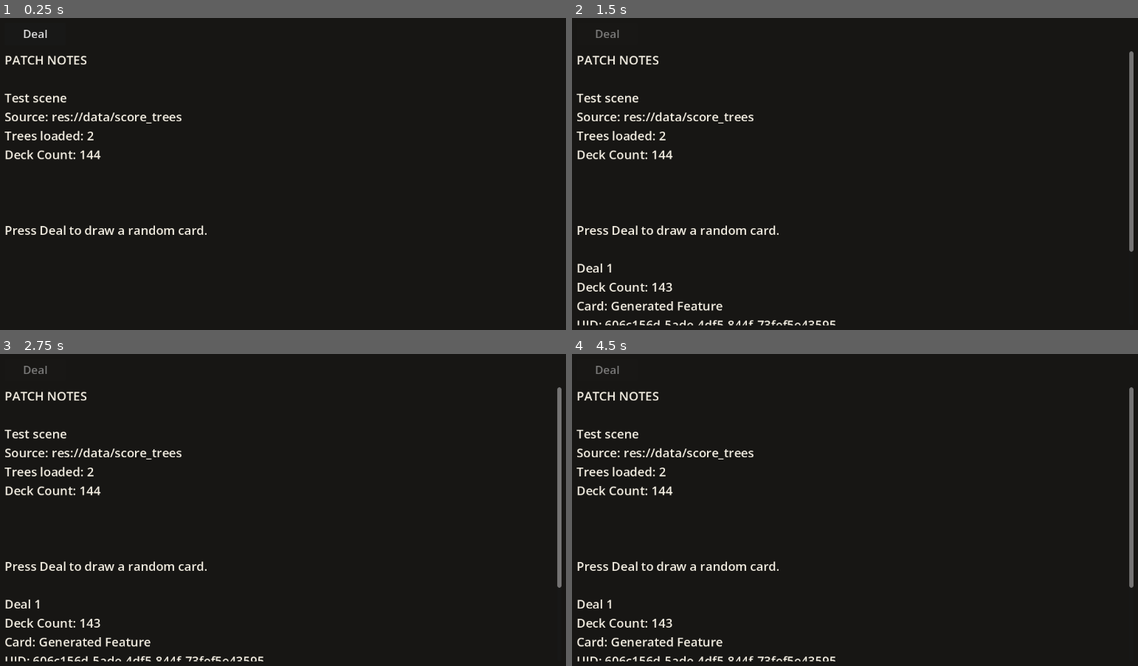
Above: before the commit, frames 1-4 (two rows, left to right).
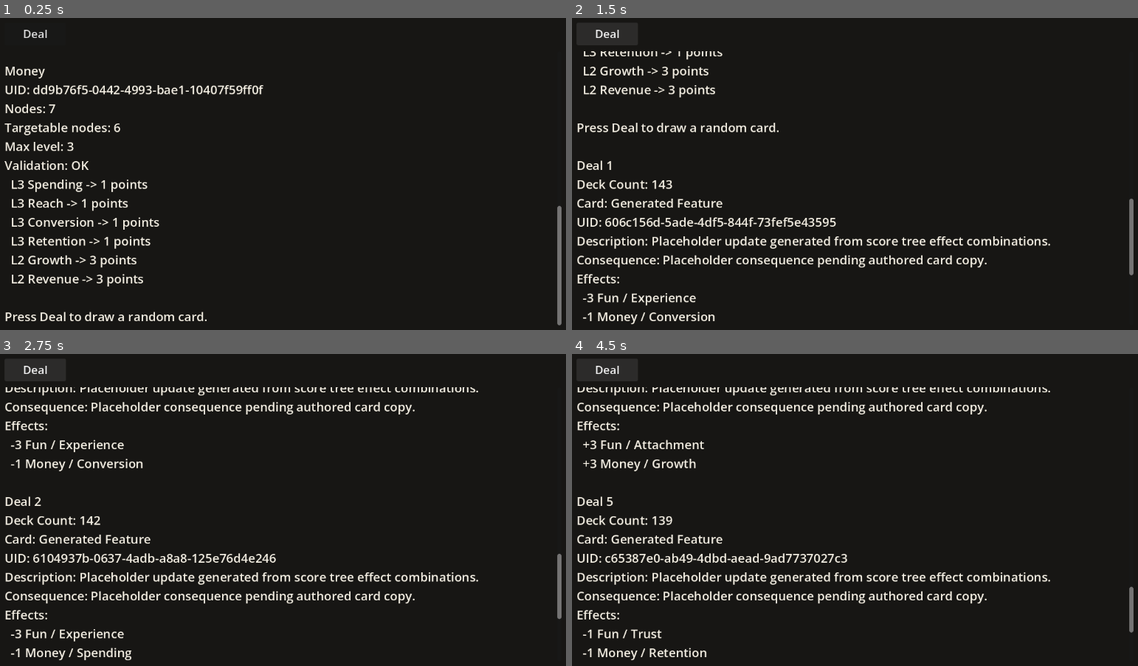
Above: after the commit, the same moments.

Repository: Josephblt/patch-notes
Game: Godot game, scene res://scenes/test_scene.tscn
Same seed, same stepped clock (60 frames per second), same inputs: the game is played once before the commit and once after it.
Inputs (mouse positions are in pixels of both pictures, inside the frame that each line leads up to):
- Up to frame 1 (0.25 s): no input
- Up to frame 2 (1.5 s): click "Deal" at 0.5 s; click (605, 33) at 1.25 s, where only the run after the commit has a clickable "Deal"
- Up to frame 3 (2.75 s): click (33, 369) at 2 s, where only the run after the commit has a clickable "Deal"
- Up to frame 4 (4.5 s): tap Enter at 2.75, 4.25 s; tap Space at 3.5 s

The runs differ from the first frame. In frame 1, 5.7% of the frame differs, in the area x 0-100%, y 12-99%; in frame 2, 8.5%; in frame 3, 9.7%, in the area x 0-100%, y 3-99%; in frame 4, 9.7%.
Error before the commit: Invalid access to property or key 'level' on a base object of type 'RefCounted (ScoreTreeNode)'. (res://scripts/models/trees/score_tree.gd:255)

Commit message:
Extract score tree loader

Diff:
--- a/src/scenes/placeholder.tscn
+++ /dev/null
@@ -1,25 +0,0 @@
-[gd_scene format=3 uid="uid://1lt16m3uu65y"]
-
-[node name="Placeholder" type="CanvasLayer" unique_id=52309980]
-
-[node name="ColorRect" type="ColorRect" parent="." unique_id=1321296621]
-anchors_preset = 15
-anchor_right = 1.0
-anchor_bottom = 1.0
-grow_horizontal = 2
-grow_vertical = 2
-color = Color(1, 0, 0, 1)
-
-[node name="Label" type="Label" parent="." unique_id=1953322442]
-anchors_preset = 15
-anchor_right = 1.0
-anchor_bottom = 1.0
-grow_horizontal = 2
-grow_vertical = 2
-theme_override_colors/font_color = Color(0, 0, 0, 1)
-theme_override_font_sizes/font_size = 35
-text = "PATCH NOTES
-
-Eternal Realms of Feature Creep: Early Access is Forever"
-horizontal_alignment = 1
-vertical_alignment = 1
--- a/src/scripts/models/cards/feature_deck.gd
+++ b/src/scripts/models/cards/feature_deck.gd
@@ -17,5 +17,9 @@
 	return not _available_cards.is_empty()
 
 
+func get_available_card_count() -> int:
+	return _available_cards.size()
+
+
 func draw() -> FeatureCard:
 	return _available_cards.pop_front()
--- a/src/scripts/models/cards/feature_deck_builder.gd
+++ b/src/scripts/models/cards/feature_deck_builder.gd
@@ -10,6 +10,11 @@
 
 	for score_tree: ScoreTree in score_trees:
 		var target_effects: Array[FeatureEffect] = _build_feature_effects(score_tree)
+
+		if target_effects.is_empty():
+			push_error("Score tree has no targetable effect options: %s" % score_tree.get_uid())
+			return FeatureDeck.new()
+
 		feature_effect_groups.append(target_effects)
 
 	var feature_effect_combinations: Array = _build_feature_effect_combinations(feature_effect_groups)
@@ -31,13 +36,13 @@
 
 	for node: ScoreTreeNode in score_tree.get_targetable_nodes():
 		feature_effects.append(FeatureEffect.new(
-			score_tree.uid,
-			node._uid,
+			score_tree.get_uid(),
+			node.get_uid(),
 			FeatureEffect.Impact.POSITIVE
 		))
 		feature_effects.append(FeatureEffect.new(
-			score_tree.uid,
-			node._uid,
+			score_tree.get_uid(),
+			node.get_uid(),
 			FeatureEffect.Impact.NEGATIVE
 		))
 
--- a/src/scripts/models/trees/score_tree.gd
+++ b/src/scripts/models/trees/score_tree.gd
@@ -19,118 +19,24 @@
 	nodes = tree_nodes
 
 
-static func load_many_from_json_dir(path: String) -> Array[ScoreTree]:
-	var trees: Array[ScoreTree] = []
-	var dir: DirAccess = DirAccess.open(path)
-
-	if dir == null:
-		push_error("Could not open score tree JSON directory: %s" % path)
-		return trees
-
-	var file_names: Array[String] = []
-
-	dir.list_dir_begin()
-	var file_name: String = dir.get_next()
-	while not file_name.is_empty():
-		if not dir.current_is_dir() and file_name.get_extension().to_lower() == "json":
-			file_names.append(file_name)
-
-		file_name = dir.get_next()
-
-	dir.list_dir_end()
-	file_names.sort()
-
-	for json_file_name: String in file_names:
-		var tree: ScoreTree = ScoreTree.load_from_json_file(path.path_join(json_file_name))
-
-		if tree != null:
-			trees.append(tree)
-
-	return trees
-
-
-static func load_from_json_file(path: String) -> ScoreTree:
-	var file: FileAccess = FileAccess.open(path, FileAccess.READ)
-
-	if file == null:
-		push_error("Could not open score tree JSON file: %s" % path)
-		return null
-
-	var json_text: String = file.get_as_text()
-	var json: JSON = JSON.new()
-	var parse_result: Error = json.parse(json_text)
-
-	if parse_result != OK:
-		push_error("Could not parse score tree JSON file: %s. %s" % [
-			path,
-			json.get_error_message(),
-		])
-		return null
-
-	var data: Variant = json.data
-
-	if not data is Dictionary:
-		push_error("Score tree JSON root must be an object: %s" % path)
-		return null
-
-	var root_data: Dictionary = data as Dictionary
-	return ScoreTree.from_json(root_data)
-
-
-static func from_json(root_data: Dictionary) -> ScoreTree:
-	var tree_uid: String = root_data.get("uid", "")
-	var tree_display_name: String = root_data.get("display_name", "")
-
-	var tree: ScoreTree = ScoreTree.new(
-		tree_uid,
-		tree_display_name,
-		tree_uid
-	)
-
-	_add_node_from_json(tree, root_data, "", 1)
-
-	return tree
-
-
-static func _add_node_from_json(
-	tree: ScoreTree,
-	node_data: Dictionary,
-	parent_uid: String,
-	level: int
-) -> void:
-	var node_uid: String = node_data.get("uid", "")
-	var node_display_name: String = node_data.get("display_name", "")
-
-	var node: ScoreTreeNode = ScoreTreeNode.new(
-		node_uid,
-		node_display_name,
-		parent_uid,
-		level
-	)
-
-	tree.add_node(node)
-
-	var children_data: Variant = node_data.get("children", [])
-
-	if not children_data is Array:
-		push_error("Score tree node children must be an array: %s" % node_uid)
-		return
-
-	for child_data: Variant in children_data:
-		if not child_data is Dictionary:
-			push_error("Score tree child must be an object under node: %s" % node_uid)
-			continue
-
-		_add_node_from_json(
-			tree,
-			child_data as Dictionary,
-			node_uid,
-			level + 1
-		)
+func get_uid() -> String:
+	return uid
+
+
+func get_display_name() -> String:
+	return display_name
+
+
+func get_root_uid() -> String:
+	return root_uid
+
+
+func get_node_count() -> int:
+	return nodes.size()
 
 
 func add_node(node: ScoreTreeNode) -> void:
-	nodes[node._uid] = node
+	nodes[node.get_uid()] = node
 
 
 func has_node(node_uid: String) -> bool:
@@ -151,14 +57,14 @@
 
 func get_parent(node_uid: String) -> ScoreTreeNode:
 	var node: ScoreTreeNode = get_node(node_uid)
-	return get_node(node.parent_uid)
+	return get_node(node.get_parent_uid())
 
 
 func get_children(parent_uid: String) -> Array[ScoreTreeNode]:
 	var children: Array[ScoreTreeNode] = []
 
 	for node: ScoreTreeNode in nodes.values():
-		if node.parent_uid == parent_uid:
+		if node.get_parent_uid() == parent_uid:
 			children.append(node)
 
 	return children
@@ -169,8 +75,8 @@
 	var node_uids: Array[String] = []
 
 	for node: ScoreTreeNode in nodes.values():
-		if is_valid_effect_target(node._uid):
-			node_uids.append(node._uid)
+		if is_valid_effect_target(node.get_uid()):
+			node_uids.append(node.get_uid())
 
 	node_uids.sort()
 
@@ -190,7 +96,7 @@
 		if current.is_root():
 			break
 
-		current = get_parent(current._uid)
+		current = get_parent(current.get_uid())
 
 	return path
 
@@ -199,15 +105,15 @@
 	var max_level: int = 0
 
 	for node: ScoreTreeNode in nodes.values():
-		if node.level > max_level:
-			max_level = node.level
+		if node.get_level() > max_level:
+			max_level = node.get_level()
 
 	return max_level
 
 
 func get_points_for_node(node_uid: String) -> int:
 	var node: ScoreTreeNode = get_node(node_uid)
-	return 2 * (get_max_level() - node.level) + 1
+	return 2 * (get_max_level() - node.get_level()) + 1
 
 
 func get_signed_points_for_effect(effect: FeatureEffect) -> int:
@@ -246,28 +152,28 @@
 		errors.append("Root node does not exist.")
 
 	for node: ScoreTreeNode in nodes.values():
-		if node._uid.is_empty():
+		if node.get_uid().is_empty():
 			errors.append("Node uid is required.")
 
-		if node._display_name.is_empty():
-			errors.append("Node display name is required: %s" % node._uid)
-
-		if node.level < 1:
-			errors.append("Node level must be 1 or higher: %s" % node._uid)
-
-		if node._uid == root_uid:
+		if node.get_display_name().is_empty():
+			errors.append("Node display name is required: %s" % node.get_uid())
+
+		if node.get_level() < 1:
+			errors.append("Node level must be 1 or higher: %s" % node.get_uid())
+
+		if node.get_uid() == root_uid:
 			if not node.is_root():
-				errors.append("Root node cannot have a parent: %s" % node._uid)
-
-			if node.level != 1:
-				errors.append("Root node must be level 1: %s" % node._uid)
+				errors.append("Root node cannot have a parent: %s" % node.get_uid())
+
+			if node.get_level() != 1:
+				errors.append("Root node must be level 1: %s" % node.get_uid())
 		else:
 			if node.is_root():
-				errors.append("Only the root node can be parentless: %s" % node._uid)
-			elif not nodes.has(node.parent_uid):
+				errors.append("Only the root node can be parentless: %s" % node.get_uid())
+			elif not nodes.has(node.get_parent_uid()):
 				errors.append("Node parent does not exist: %s -> %s" % [
-					node._uid,
-					node.parent_uid,
+					node.get_uid(),
+					node.get_parent_uid(),
 				])
 
 	errors.append_array(_validate_no_cycles())
@@ -283,15 +189,15 @@
 		var current: ScoreTreeNode = node
 
 		while not current.is_root():
-			if seen.has(current._uid):
-				errors.append("Cycle detected at node: %s" % current._uid)
+			if seen.has(current.get_uid()):
+				errors.append("Cycle detected at node: %s" % current.get_uid())
 				break
 
-			seen[current._uid] = true
-
-			if not nodes.has(current.parent_uid):
+			seen[current.get_uid()] = true
+
+			if not nodes.has(current.get_parent_uid()):
 				break
 
-			current = get_parent(current._uid)
+			current = get_parent(current.get_uid())
 
 	return errors
--- /dev/null
+++ b/src/scripts/models/trees/score_tree_loader.gd
@@ -0,0 +1,111 @@
+class_name ScoreTreeLoader
+extends RefCounted
+
+
+static func load_many_from_json_dir(path: String) -> Array[ScoreTree]:
+	var trees: Array[ScoreTree] = []
+	var dir: DirAccess = DirAccess.open(path)
+
+	if dir == null:
+		push_error("Could not open score tree JSON directory: %s" % path)
+		return trees
+
+	var file_names: Array[String] = []
+
+	dir.list_dir_begin()
+	var file_name: String = dir.get_next()
+	while not file_name.is_empty():
+		if not dir.current_is_dir() and file_name.get_extension().to_lower() == "json":
+			file_names.append(file_name)
+
+		file_name = dir.get_next()
+
+	dir.list_dir_end()
+	file_names.sort()
+
+	for json_file_name: String in file_names:
+		var tree: ScoreTree = load_from_json_file(path.path_join(json_file_name))
+
+		if tree != null:
+			trees.append(tree)
+
+	return trees
+
+
+static func load_from_json_file(path: String) -> ScoreTree:
+	var file: FileAccess = FileAccess.open(path, FileAccess.READ)
+
+	if file == null:
+		push_error("Could not open score tree JSON file: %s" % path)
+		return null
+
+	var json_text: String = file.get_as_text()
+	var json: JSON = JSON.new()
+	var parse_result: Error = json.parse(json_text)
+
+	if parse_result != OK:
+		push_error("Could not parse score tree JSON file: %s. %s" % [
+			path,
+			json.get_error_message(),
+		])
+		return null
+
+	var data: Variant = json.data
+
+	if not data is Dictionary:
+		push_error("Score tree JSON root must be an object: %s" % path)
+		return null
+
+	return from_json(data as Dictionary)
+
+
+static func from_json(root_data: Dictionary) -> ScoreTree:
+	var tree_uid: String = root_data.get("uid", "")
+	var tree_display_name: String = root_data.get("display_name", "")
+
+	var tree: ScoreTree = ScoreTree.new(
+		tree_uid,
+		tree_display_name,
+		tree_uid
+	)
+
+	_add_node_from_json(tree, root_data, "", 1)
+
+	return tree
+
+
+static func _add_node_from_json(
+	tree: ScoreTree,
+	node_data: Dictionary,
+	parent_uid: String,
+	level: int
+) -> void:
+	var node_uid: String = node_data.get("uid", "")
+	var node_display_name: String = node_data.get("display_name", "")
+
+	var node: ScoreTreeNode = ScoreTreeNode.new(
+		node_uid,
+		node_display_name,
+		parent_uid,
+		level
+	)
+
+	tree.add_node(node)
+
+	var children_data: Variant = node_data.get("children", [])
+
+	if not children_data is Array:
+		push_error("Score tree node children must be an array: %s" % node_uid)
+		return
+
+	for child_data: Variant in children_data:
+		if not child_data is Dictionary:
+			push_error("Score tree child must be an object under node: %s" % node_uid)
+			continue
+
+		_add_node_from_json(
+			tree,
+			child_data as Dictionary,
+			node_uid,
+			level + 1
+		)
--- a/src/scripts/models/trees/score_tree_node.gd
+++ b/src/scripts/models/trees/score_tree_node.gd
@@ -35,5 +35,9 @@
 	return _level
 
 
+func is_root() -> bool:
+	return not has_parent()
+
+
 func has_parent() -> bool:
 	return not _parent_uid.is_empty()
--- a/src/scripts/test_scene.gd
+++ b/src/scripts/test_scene.gd
@@ -13,7 +13,7 @@
 
 
 func _ready() -> void:
-	score_trees = ScoreTree.load_many_from_json_dir(SCORE_TREE_DIR)
+	score_trees = ScoreTreeLoader.load_many_from_json_dir(SCORE_TREE_DIR)
 	feature_deck = FeatureDeckBuilder.build(score_trees)
 	feature_deck.shuffle()
 	deal_button.pressed.connect(_on_deal_button_pressed)
@@ -23,7 +23,7 @@
 	_print_line("Test scene")
 	_print_line("Source: %s" % SCORE_TREE_DIR)
 	_print_line("Trees loaded: %d" % score_trees.size())
-	_print_line("Deck Count: %d" % feature_deck._available_cards.size())
+	_print_line("Deck Count: %d" % feature_deck.get_available_card_count())
 
 	for score_tree: ScoreTree in score_trees:
 		_print_line("")
@@ -34,7 +34,7 @@
 
 
 func _on_deal_button_pressed() -> void:
-	if feature_deck == null or not feature_deck._available_cards.size() > 0:
+	if feature_deck == null or not feature_deck.has_cards():
 		_print_line("")
 		_print_line("Deck Count: 0")
 		_print_line("Deck is empty.")
@@ -47,10 +47,10 @@
 	dealt_count += 1
 	_print_line("")
 	_print_line("Deal %d" % dealt_count)
-	_print_line("Deck Count: %d" % feature_deck._available_cards.size())
+	_print_line("Deck Count: %d" % feature_deck.get_available_card_count())
 	_print_lines(_describe_card(drawn_card))
 
-	if not feature_deck._available_cards.size() == 0:
+	if not feature_deck.has_cards():
 		deal_button.disabled = true
 
 
@@ -89,7 +89,7 @@
 
 func _find_score_tree(tree_uid: String) -> ScoreTree:
 	for score_tree: ScoreTree in score_trees:
-		if score_tree.uid == tree_uid:
+		if score_tree.get_uid() == tree_uid:
 			return score_tree
 
 	return null
@@ -107,9 +107,9 @@
 	var validation_errors: Array[String] = score_tree.validate()
 	var targetable_nodes: Array[ScoreTreeNode] = score_tree.get_targetable_nodes()
 
-	lines.append("%s" % score_tree.display_name)
-	lines.append("UID: %s" % score_tree.uid)
-	lines.append("Nodes: %d" % score_tree.nodes.size())
+	lines.append("%s" % score_tree.get_display_name())
+	lines.append("UID: %s" % score_tree.get_uid())
+	lines.append("Nodes: %d" % score_tree.get_node_count())
 	lines.append("Targetable nodes: %d" % targetable_nodes.size())
 	lines.append("Max level: %d" % score_tree.get_max_level())
 	lines.append("Validation: %s" % _format_validation_status(validation_errors))
@@ -120,9 +120,9 @@
 
 	for node: ScoreTreeNode in targetable_nodes:
 		lines.append("  L%d %s -> %d points" % [
-			node.level,
-			node._display_name,
-			score_tree.get_points_for_node(node._uid),
+			node.get_level(),
+			node.get_display_name(),
+			score_tree.get_points_for_node(node.get_uid()),
 		])
 
 	return lines
Not shown, added: src/scripts/models/trees/score_tree_loader.gd.uid
